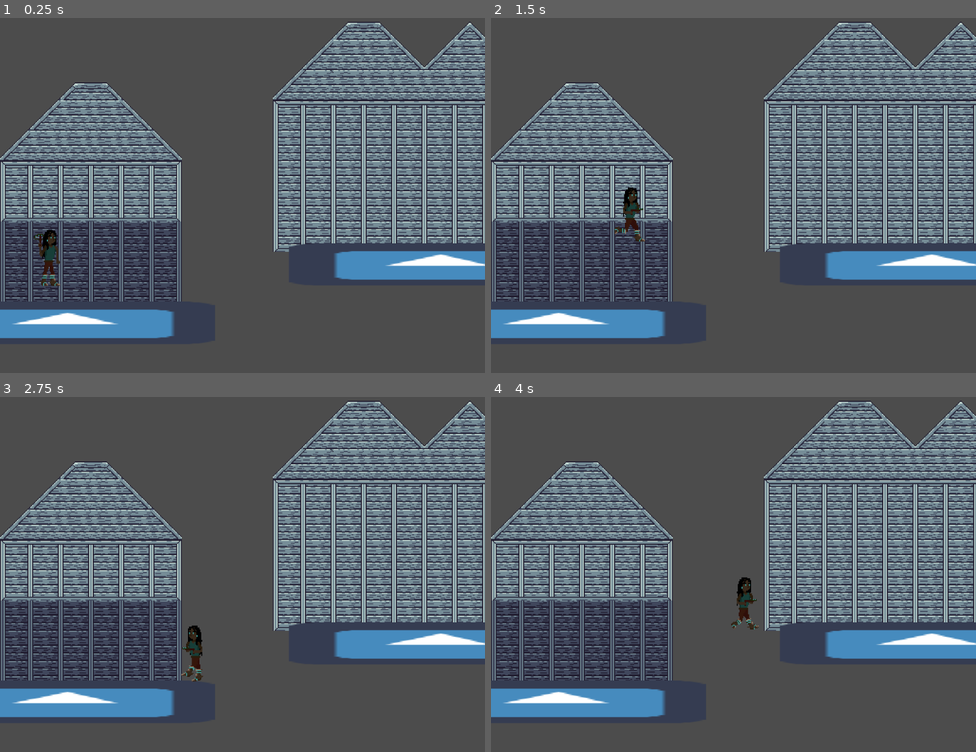
Above: before the commit, frames 1-4 (two rows, left to right).
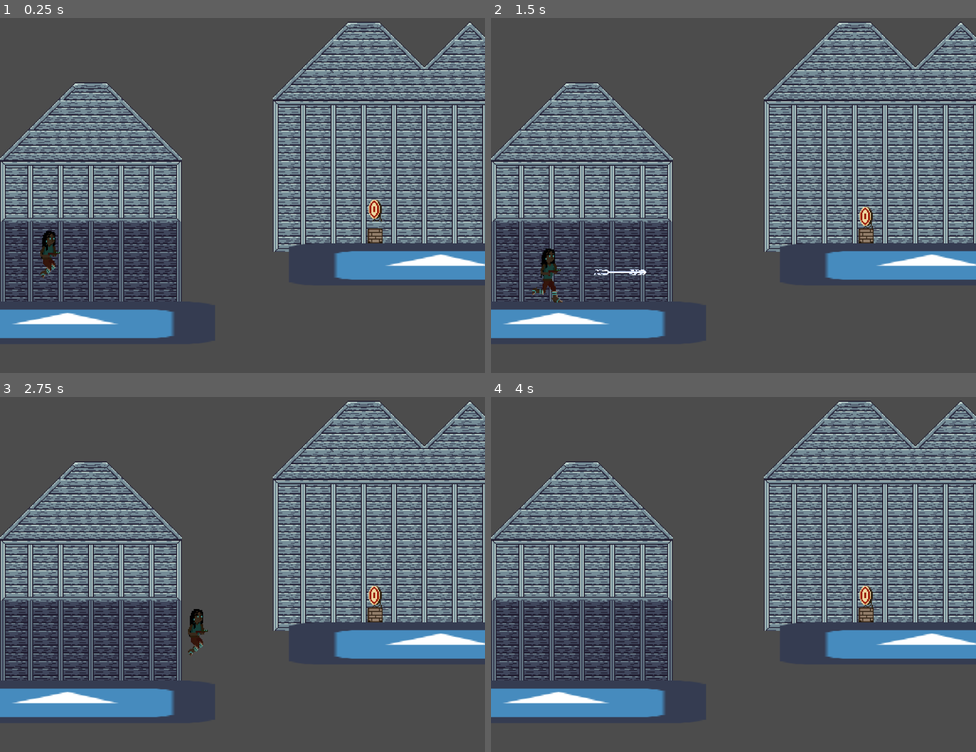
Above: after the commit, the same moments.

Repository: bassguitarbill/game-off-2020
Game: Godot game, scene res://TestScene.tscn
Same seed, same stepped clock (60 frames per second), same inputs: the game is played once before the commit and once after it. The engine's default icon, where the game draws it, is replaced by a stand-in: a white triangle on a blue panel in a dark square.
Inputs:
- Up to frame 1 (0.25 s): no input
- Up to frame 2 (1.5 s): hold S (crouch) 0.53-1.28 s; hold D (move_right) from 0.53 s (still down); tap J (jump) at 0.77, 1.07 s; tap K (fire) at 0.8, 1.35 s
- Up to frame 3 (2.75 s): tap J (jump) at 1.52, 1.55, 1.82 s; release D (move_right) at 2.03 s; hold A (move_left) from 2.03 s (still down); hold J (jump) from 2.03 s (still down); tap S (crouch) at 2.3 s
- Up to frame 4 (4 s): release A (move_left) at 2.78 s; release J (jump) at 2.78 s; hold D (move_right) from 2.78 s (still down); tap S (crouch) at 2.85 s; tap J (jump) at 3.02, 3.32, 3.77, 3.8 s; tap K (fire) at 3.05 s; hold K (fire) from 3.53 s (still down)

The runs differ from the first frame. In frame 1, 0.5% of the frame differs, in the area x 6-79%, y 51-76%; in frame 2, 1.1%, in the area x 8-79%, y 47-81%; in frame 3, 0.7%; in frame 4, 0.6%.

Commit message:
Ad aiming and shooting and probably much more actually

Diff:
--- /dev/null
+++ b/Crate.tscn
@@ -0,0 +1,14 @@
+[gd_scene load_steps=3 format=2]
+
+[ext_resource path="res://images/crate.png" type="Texture" id=1]
+
+[sub_resource type="RectangleShape2D" id=1]
+extents = Vector2( 8, 8 )
+
+[node name="Crate" type="StaticBody2D"]
+
+[node name="crate" type="Sprite" parent="."]
+texture = ExtResource( 1 )
+
+[node name="CollisionShape2D" type="CollisionShape2D" parent="."]
+shape = SubResource( 1 )
--- /dev/null
+++ b/FiringBolt.gd
@@ -0,0 +1,17 @@
+extends KinematicBody2D
+
+var direction = 1
+const velocity = Vector2.RIGHT * 800
+
+func _physics_process(delta):
+	move_and_collide(velocity * delta * direction)
+
+func _ready():
+	$AnimationPlayer.playback_speed = 2
+	$AnimationPlayer.play("fire")
+	if direction == -1:
+		$Sprite.flip_h = true
+
+func _on_AnimationPlayer_animation_finished(anim_name):
+	$Sprite.visible = false
+	queue_free()
--- /dev/null
+++ b/FiringBolt.tscn
@@ -0,0 +1,37 @@
+[gd_scene load_steps=5 format=2]
+
+[ext_resource path="res://images/bolt-firing.png" type="Texture" id=1]
+[ext_resource path="res://FiringBolt.gd" type="Script" id=2]
+
+[sub_resource type="RectangleShape2D" id=1]
+extents = Vector2( 3.91612, 1.08238 )
+
+[sub_resource type="Animation" id=2]
+resource_name = "fire"
+tracks/0/type = "value"
+tracks/0/path = NodePath("Sprite:frame")
+tracks/0/interp = 1
+tracks/0/loop_wrap = true
+tracks/0/imported = false
+tracks/0/enabled = true
+tracks/0/keys = {
+"times": PoolRealArray( 0, 0.1, 0.2, 0.3, 0.4, 0.5 ),
+"transitions": PoolRealArray( 1, 1, 1, 1, 1, 1 ),
+"update": 1,
+"values": [ 0, 1, 2, 3, 4, 5 ]
+}
+
+[node name="FiringBolt" type="KinematicBody2D"]
+position = Vector2( 100, 100 )
+script = ExtResource( 2 )
+
+[node name="Sprite" type="Sprite" parent="."]
+texture = ExtResource( 1 )
+hframes = 6
+
+[node name="CollisionShape2D" type="CollisionShape2D" parent="."]
+shape = SubResource( 1 )
+
+[node name="AnimationPlayer" type="AnimationPlayer" parent="."]
+anims/fire = SubResource( 2 )
+[connection signal="animation_finished" from="AnimationPlayer" to="." method="_on_AnimationPlayer_animation_finished"]
--- a/Luna.gd
+++ b/Luna.gd
@@ -1,36 +1,59 @@
 extends KinematicBody2D
 
 var momentum = Vector2.ZERO;
+var is_crouching = false;
+var is_aiming = false;
+var current_reticle = null;
+var can_aim_fire = false;
 
 const MAX_SPEED = 120
 const ACCEL = 6
 const DECEL = 0.6
+const CROUCH_DECEL = 0.2
 const GRAVITY = 5
 
 const JUMP_ACCEL = 200
 const STANDSTILL = 20
 
+const BOLT_EMITTER_OFFSET = Vector2(14, 0)
+
+const FiringBolt = preload("res://FiringBolt.tscn")
+const Reticle = preload("res://Reticle.tscn")
+
 func _physics_process(delta):
 	var move_vector = Vector2.ZERO
-	if Input.is_action_pressed("crouch"):
-		$Sprite.visible = false
-		$CrouchSprite.visible = true
+	is_crouching = false
+	is_aiming = false
+
+	if is_on_floor():
+		if Input.is_action_pressed("crouch"):
+			is_crouching = true
+			set_collision_shape('crouch')
+			if Input.is_action_pressed("fire"):
+				aim()
+		else:
+			set_collision_shape('normal')
+			if Input.is_action_pressed("jump"):
+				jump()
+
+			if Input.is_action_pressed("move_left"):
+				move_vector += Vector2.LEFT
+
+			if Input.is_action_pressed("move_right"):
+				move_vector += Vector2.RIGHT
+
+			if Input.is_action_just_pressed("fire"):
+				fire_bolt()
 	else:
-		$Sprite.visible = true
-		$CrouchSprite.visible = false
-
-	if Input.is_action_just_pressed("jump") && is_on_floor():
-		jump()
-
-	if Input.is_action_pressed("move_left"):
-		move_vector += Vector2.LEFT
-
-	if Input.is_action_pressed("move_right"):
-		move_vector += Vector2.RIGHT
+		set_collision_shape('jump')
+		move_vector.x = momentum.x
 
 	calculate_momentum(move_vector)
 	set_sprite()
 	add_gravity()
+	if !is_aiming:
+		stop_aiming()
+
 	momentum = move_and_slide(momentum, Vector2.UP);
 
 func jump():
@@ -44,19 +67,65 @@
 		momentum.x = -MAX_SPEED
 
 	if move_vector.x == 0:
-		momentum.x *= DECEL
+		momentum.x *= CROUCH_DECEL if is_crouching else DECEL
 
 func set_sprite():
-	if momentum.x > STANDSTILL:
-		$AnimationPlayer.play("run")
-		$Sprite.flip_h = false
-		$CrouchSprite.flip_h = false
-	elif momentum.x < -STANDSTILL:
-		$AnimationPlayer.play("run")
-		$Sprite.flip_h = true
-		$CrouchSprite.flip_h = true
+	if is_crouching:
+		if Input.is_action_pressed("fire"):
+			$AnimationPlayer.play("aim")
+		else:
+			$AnimationPlayer.play("crouch")
+	elif !is_on_floor():
+		$AnimationPlayer.play("jump")
 	else:
-		$AnimationPlayer.play("idle")
+		if momentum.x > STANDSTILL:
+			$AnimationPlayer.play("run")
+			$Sprite.flip_h = false
+		elif momentum.x < -STANDSTILL:
+			$AnimationPlayer.play("run")
+			$Sprite.flip_h = true
+		else:
+			$AnimationPlayer.play("idle")
 
 func add_gravity():
 	momentum.y += GRAVITY
+
+func set_collision_shape(shape):
+	$NormalCollision.disabled = true
+	$CrouchCollision.disabled = true
+	$JumpCollision.disabled = true
+	match shape:
+		'crouch':
+			$CrouchCollision.disabled = false
+		'jump':
+			$JumpCollision.disabled = false
+		_:
+			$NormalCollision.disabled = false
+
+func fire_bolt():
+	var dir = -1 if $Sprite.flip_h else 1
+	var bolt = FiringBolt.instance()
+	bolt.position = self.position + (BOLT_EMITTER_OFFSET * dir)
+	bolt.direction = dir
+	print(get_parent())
+	get_parent().add_child(bolt)
+
+func aim():
+	is_aiming = true
+	if current_reticle == null:
+		current_reticle = Reticle.instance()
+		current_reticle.position = find_aim_target()
+		get_parent().add_child(current_reticle)
+		current_reticle.connect("aim_completed", self, "aim_completed")
+
+func find_aim_target():
+	return get_parent().get_node("Target").position
+
+func aim_completed():
+	can_aim_fire = true
+
+func stop_aiming():
+	if current_reticle && is_instance_valid(current_reticle):
+		current_reticle.queue_free()
+		current_reticle = null
+	can_aim_fire = false
--- a/Luna.tscn
+++ b/Luna.tscn
@@ -1,15 +1,54 @@
-[gd_scene load_steps=8 format=2]
+[gd_scene load_steps=15 format=2]
 
-[ext_resource path="res://images/luna-test.png" type="Texture" id=1]
+[ext_resource path="res://images/luna-crouch.png" type="Texture" id=1]
 [ext_resource path="res://Luna.gd" type="Script" id=2]
 [ext_resource path="res://images/luna-idle.png" type="Texture" id=3]
 [ext_resource path="res://images/luna-run-cb.png" type="Texture" id=4]
+[ext_resource path="res://images/luna-aim.png" type="Texture" id=5]
+[ext_resource path="res://images/luna-jump.png" type="Texture" id=6]
 
 [sub_resource type="RectangleShape2D" id=1]
 extents = Vector2( 7.15148, 29.4841 )
 
-[sub_resource type="Animation" id=2]
-resource_name = "idle"
+[sub_resource type="RectangleShape2D" id=2]
+extents = Vector2( 7.24867, 22.5329 )
+
+[sub_resource type="RectangleShape2D" id=3]
+extents = Vector2( 7.02473, 22.5151 )
+
+[sub_resource type="Animation" id=4]
+resource_name = "aim"
+length = 0.1
+tracks/0/type = "value"
+tracks/0/path = NodePath("Sprite:texture")
+tracks/0/interp = 1
+tracks/0/loop_wrap = true
+tracks/0/imported = false
+tracks/0/enabled = true
+tracks/0/keys = {
+"times": PoolRealArray( 0 ),
+"transitions": PoolRealArray( 16.5642 ),
+"update": 1,
+"values": [ ExtResource( 5 ) ]
+}
+
+[sub_resource type="Animation" id=5]
+resource_name = "crouch"
+length = 0.1
+tracks/0/type = "value"
+tracks/0/path = NodePath("Sprite:texture")
+tracks/0/interp = 1
+tracks/0/loop_wrap = true
+tracks/0/imported = false
+tracks/0/enabled = true
+tracks/0/keys = {
+"times": PoolRealArray( 0 ),
+"transitions": PoolRealArray( 1 ),
+"update": 1,
+"values": [ ExtResource( 1 ) ]
+}
+
+[sub_resource type="Animation" id=6]
 length = 1.2
 loop = true
 tracks/0/type = "value"
@@ -37,8 +76,23 @@
 "values": [ 0, 1, 2, 3 ]
 }
 
-[sub_resource type="Animation" id=3]
-resource_name = "run"
+[sub_resource type="Animation" id=7]
+resource_name = "jump"
+length = 0.1
+tracks/0/type = "value"
+tracks/0/path = NodePath("Sprite:texture")
+tracks/0/interp = 1
+tracks/0/loop_wrap = true
+tracks/0/imported = false
+tracks/0/enabled = true
+tracks/0/keys = {
+"times": PoolRealArray( 0 ),
+"transitions": PoolRealArray( 16.5642 ),
+"update": 1,
+"values": [ ExtResource( 6 ) ]
+}
+
+[sub_resource type="Animation" id=8]
 length = 0.4
 loop = true
 tracks/0/type = "value"
@@ -69,21 +123,27 @@
 [node name="Luna" type="KinematicBody2D"]
 script = ExtResource( 2 )
 
-[node name="CollisionShape2D" type="CollisionShape2D" parent="."]
+[node name="NormalCollision" type="CollisionShape2D" parent="."]
 position = Vector2( 0, 2.5 )
 shape = SubResource( 1 )
+disabled = true
+
+[node name="CrouchCollision" type="CollisionShape2D" parent="."]
+position = Vector2( 0, 9.5 )
+shape = SubResource( 2 )
+disabled = true
+
+[node name="JumpCollision" type="CollisionShape2D" parent="."]
+position = Vector2( 0.330551, -4.04417 )
+shape = SubResource( 3 )
 
 [node name="Sprite" type="Sprite" parent="."]
-texture = ExtResource( 3 )
+texture = ExtResource( 6 )
 hframes = 4
-frame = 2
-
-[node name="CrouchSprite" type="Sprite" parent="."]
-visible = false
-position = Vector2( 0, 15.9626 )
-scale = Vector2( 1, 0.50117 )
-texture = ExtResource( 1 )
 
 [node name="AnimationPlayer" type="AnimationPlayer" parent="."]
-anims/idle = SubResource( 2 )
-anims/run = SubResource( 3 )
+anims/aim = SubResource( 4 )
+anims/crouch = SubResource( 5 )
+anims/idle = SubResource( 6 )
+anims/jump = SubResource( 7 )
+anims/run = SubResource( 8 )
--- /dev/null
+++ b/Reticle.gd
@@ -0,0 +1,11 @@
+extends Node2D
+
+signal aim_completed
+
+func _ready():
+	$AnimationPlayer.play("aim")
+
+func _on_AnimationPlayer_animation_finished(anim_name):
+	$aiming.visible = false
+	$AnimationPlayer.play("aiming")
+	emit_signal("aim_completed")
--- /dev/null
+++ b/Reticle.tscn
@@ -0,0 +1,80 @@
+[gd_scene load_steps=6 format=2]
+
+[ext_resource path="res://images/aiming.png" type="Texture" id=1]
+[ext_resource path="res://images/reticle.png" type="Texture" id=2]
+[ext_resource path="res://Reticle.gd" type="Script" id=3]
+
+[sub_resource type="Animation" id=1]
+resource_name = "aim"
+tracks/0/type = "value"
+tracks/0/path = NodePath("aiming:frame")
+tracks/0/interp = 1
+tracks/0/loop_wrap = true
+tracks/0/imported = false
+tracks/0/enabled = true
+tracks/0/keys = {
+"times": PoolRealArray( 0, 0.1, 0.2, 0.3, 0.4, 0.5, 0.6, 0.7, 0.8, 0.9 ),
+"transitions": PoolRealArray( 1, 1, 1, 1, 1, 1, 1, 1, 1, 1 ),
+"update": 1,
+"values": [ 0, 1, 2, 3, 4, 5, 6, 7, 8, 9 ]
+}
+tracks/1/type = "value"
+tracks/1/path = NodePath("reticle:frame")
+tracks/1/interp = 1
+tracks/1/loop_wrap = true
+tracks/1/imported = false
+tracks/1/enabled = true
+tracks/1/keys = {
+"times": PoolRealArray( 0, 0.1, 0.2, 0.3, 0.4, 0.5, 0.6, 0.7, 0.8, 0.9 ),
+"transitions": PoolRealArray( 1, 1, 1, 1, 1, 1, 1, 1, 1, 1 ),
+"update": 1,
+"values": [ 0, 1, 2, 3, 0, 1, 2, 3, 0, 1 ]
+}
+tracks/2/type = "value"
+tracks/2/path = NodePath("reticle:modulate")
+tracks/2/interp = 1
+tracks/2/loop_wrap = true
+tracks/2/imported = false
+tracks/2/enabled = true
+tracks/2/keys = {
+"times": PoolRealArray( 0, 0.4, 1 ),
+"transitions": PoolRealArray( 1, 1, 1 ),
+"update": 0,
+"values": [ Color( 1, 1, 1, 0 ), Color( 1, 1, 1, 0 ), Color( 1, 1, 1, 0.74902 ) ]
+}
+
+[sub_resource type="Animation" id=2]
+resource_name = "aiming"
+length = 0.4
+loop = true
+tracks/0/type = "value"
+tracks/0/path = NodePath("reticle:frame")
+tracks/0/interp = 1
+tracks/0/loop_wrap = true
+tracks/0/imported = false
+tracks/0/enabled = true
+tracks/0/keys = {
+"times": PoolRealArray( 0, 0.1, 0.2, 0.3 ),
+"transitions": PoolRealArray( 1, 1, 1, 1 ),
+"update": 1,
+"values": [ 2, 3, 0, 1 ]
+}
+
+[node name="Reticle" type="Node2D"]
+position = Vector2( 150, 150 )
+script = ExtResource( 3 )
+
+[node name="aiming" type="Sprite" parent="."]
+modulate = Color( 1, 1, 1, 0.74902 )
+texture = ExtResource( 1 )
+hframes = 10
+
+[node name="reticle" type="Sprite" parent="."]
+modulate = Color( 1, 1, 1, 0 )
+texture = ExtResource( 2 )
+hframes = 4
+
+[node name="AnimationPlayer" type="AnimationPlayer" parent="."]
+anims/aim = SubResource( 1 )
+anims/aiming = SubResource( 2 )
+[connection signal="animation_finished" from="AnimationPlayer" to="." method="_on_AnimationPlayer_animation_finished"]
--- /dev/null
+++ b/Target.tscn
@@ -0,0 +1,14 @@
+[gd_scene load_steps=3 format=2]
+
+[ext_resource path="res://images/target.png" type="Texture" id=1]
+
+[sub_resource type="RectangleShape2D" id=1]
+extents = Vector2( 6.99528, 11.3697 )
+
+[node name="Target" type="RigidBody2D"]
+
+[node name="Sprite" type="Sprite" parent="."]
+texture = ExtResource( 1 )
+
+[node name="CollisionShape2D" type="CollisionShape2D" parent="."]
+shape = SubResource( 1 )
--- /dev/null
+++ b/TestScene.gd
@@ -0,0 +1,5 @@
+extends Node2D
+
+func _input(event):
+	if(event.as_text() == 'L'):
+		print_tree()
--- a/TestScene.tscn
+++ b/TestScene.tscn
@@ -1,9 +1,12 @@
-[gd_scene load_steps=6 format=2]
+[gd_scene load_steps=9 format=2]
 
 [ext_resource path="res://Luna.tscn" type="PackedScene" id=1]
 [ext_resource path="res://images/tactical-log-cabin.png" type="Texture" id=2]
 [ext_resource path="res://Platform.tscn" type="PackedScene" id=3]
 [ext_resource path="res://images/tactical-log-cabin-dark.png" type="Texture" id=4]
+[ext_resource path="res://Target.tscn" type="PackedScene" id=5]
+[ext_resource path="res://Crate.tscn" type="PackedScene" id=6]
+[ext_resource path="res://TestScene.gd" type="Script" id=7]
 
 [sub_resource type="TileSet" id=1]
 0/name = "tactical-log-cabin.png 0"
@@ -42,6 +45,7 @@
 1/z_index = 0
 
 [node name="TestScene" type="Node2D"]
+script = ExtResource( 7 )
 
 [node name="TileMap" type="TileMap" parent="."]
 tile_set = SubResource( 1 )
@@ -59,3 +63,13 @@
 
 [node name="Luna" parent="." instance=ExtResource( 1 )]
 position = Vector2( 51.564, 249.883 )
+
+[node name="Camera2D" type="Camera2D" parent="."]
+position = Vector2( 229.071, 194.881 )
+zoom = Vector2( 0.5, 0.5 )
+
+[node name="Crate" parent="." instance=ExtResource( 6 )]
+position = Vector2( 395.798, 238.822 )
+
+[node name="Target" parent="." instance=ExtResource( 5 )]
+position = Vector2( 395.916, 209.866 )
Not shown, changed: The Nightsgunsman.txt
Binary file added: images/aiming.aseprite
Binary file added: images/aiming.png
Not shown, added: images/aiming.png.import
Binary file added: images/bolt-firing.aseprite
Binary file added: images/bolt-firing.png
Not shown, added: images/bolt-firing.png.import
Binary file added: images/crat.aseprite
Binary file added: images/crate.aseprite
Binary file added: images/crate.png
Not shown, added: images/crate.png.import
Binary file added: images/luna-aim.aseprite
(and 18 more such lines)
